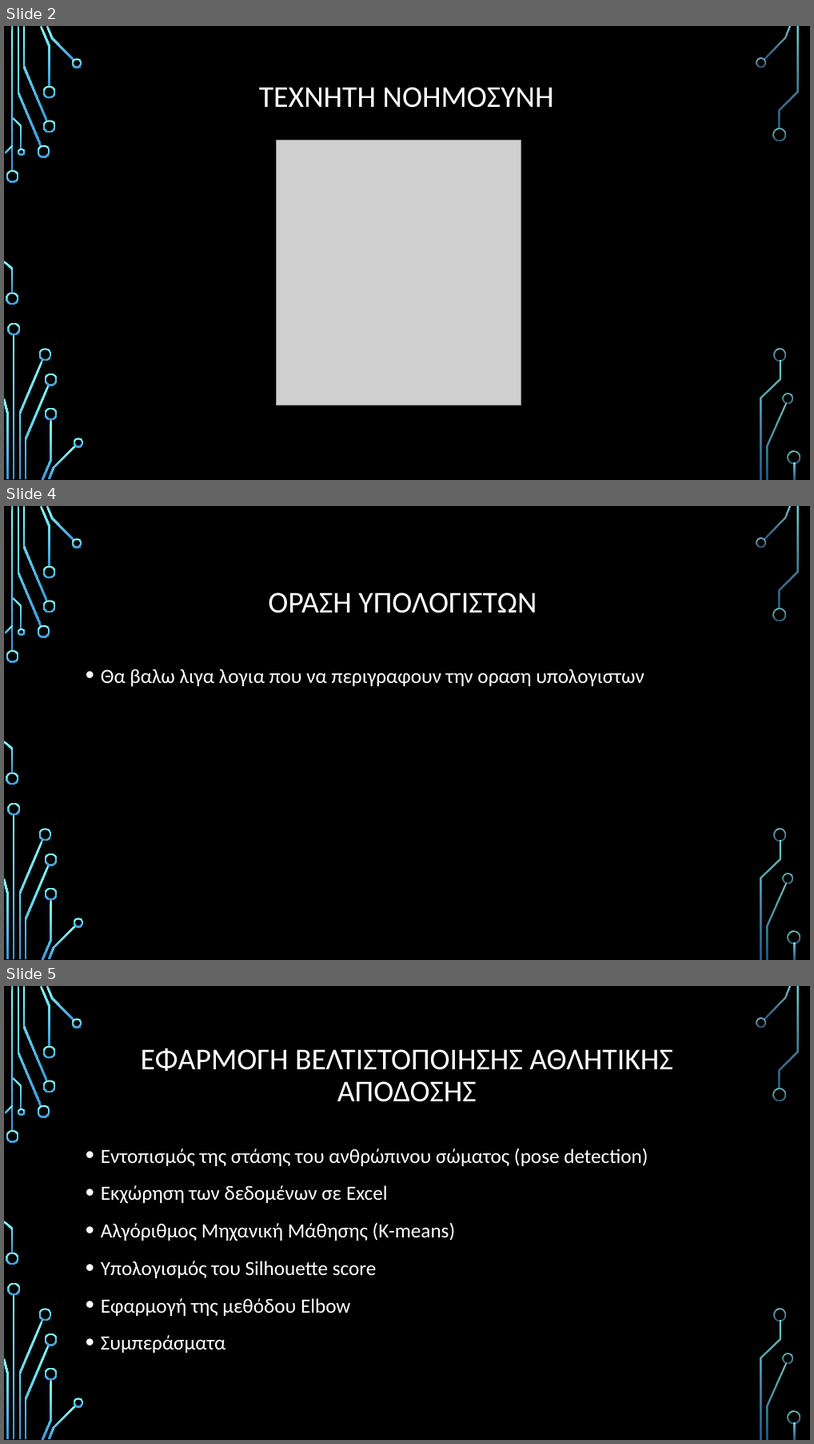
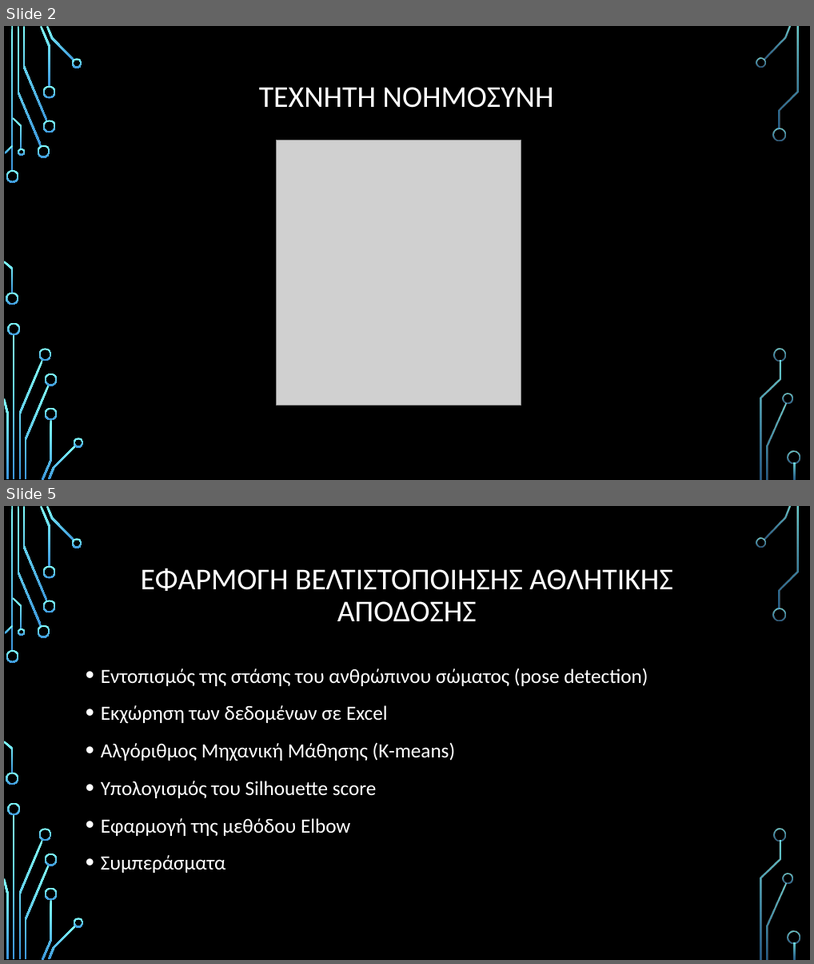
Before and after one commit to johny-kampe/Athletic-Performance-Optimization-Diploma-Thesis, a slide deck: Athletic Performance Optimization.pptx. Shown one above the other, each under a label of ours: slides 2, 4 and 5 before the commit, slides 2 and 5 after it; the slides between them are not shown. The pictures are 814x1444 and 814x964 pixels, drawn with LibreOffice and Linux fonts; fonts in the diff are those of the drawing; grey boxes stand for pictures; background and template pictures are left out. Boxes give left, top, right and bottom in pixels: in the first picture for what was removed or moved away, otherwise in the second. Text is boxed around its words. In the diff, an @@ line names an element or a change of style, - is before the commit and + after.

```diff
--- a/Athletic Performance Optimization.pptx
+++ b/Athletic Performance Optimization.pptx
@@ slide 4 removed at [4,506,810,960], background picture (left out); not listed: 36 template elements that a slide beside it also shows @@
@@ title removed at [268,592,537,613] @@
-ΟΡΑΣΗ ΥΠΟΛΟΓΙΣΤΩΝ
@@ text removed at [101,669,645,687] @@
-• Θα βαλω λιγα λογια που να περιγραφουν την οραση υπολογιστων
```
Also in this commit, not shown: 3 slides changed, 6 slides added, 3 other slides removed.
